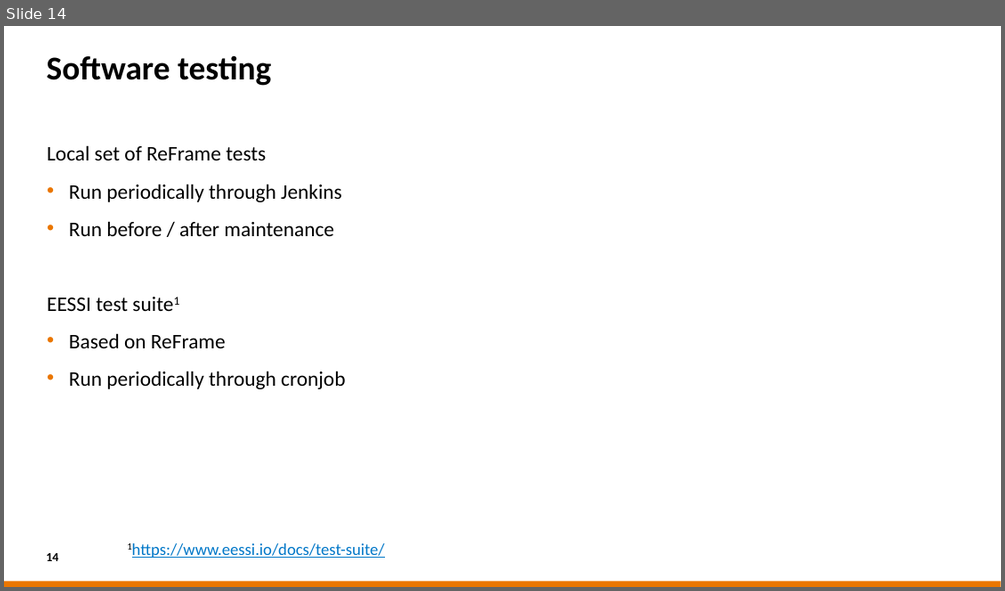
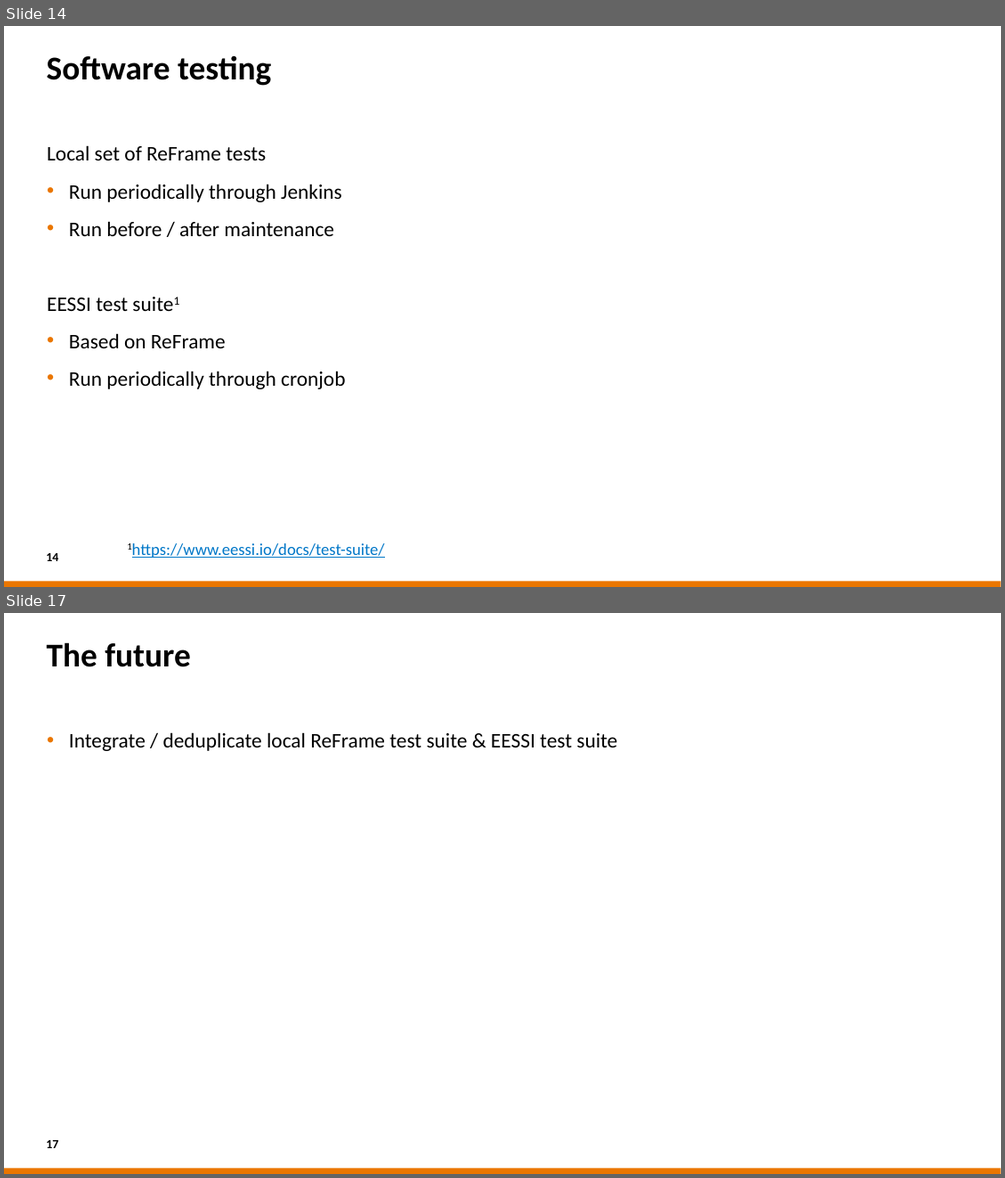
Before and after one commit to casparvl/EUM25, a slide deck: 2025-03-18 EasyBuild User Meeting - EasyBuild at SURF.pptx. Shown one above the other, each under a label of ours: slide 14 before the commit, slides 14 and 17 after it; the slides between them are not shown. The pictures are 1005x591 and 1005x1178 pixels, drawn with LibreOffice and Linux fonts; fonts in the diff are those of the drawing; background and template pictures are left out. Boxes give left, top, right and bottom in pixels: in the first picture for what was removed or moved away, otherwise in the second. Text is boxed around its words. In the diff, an @@ line names an element or a change of style, - is before the commit and + after.

```diff
--- a/2025-03-18 EasyBuild User Meeting - EasyBuild at SURF.pptx
+++ b/2025-03-18 EasyBuild User Meeting - EasyBuild at SURF.pptx
@@ slide 17 added at bbox=[4, 613, 1001, 1174], background #FFFFFF; not listed: 1 template element that a slide beside it also shows @@
@@ title added at bbox=[47, 642, 190, 667], 32 pt, text #000000, bold @@
+The future
@@ text added at bbox=[69, 732, 617, 751], 20 pt, text #000000 @@
+• Integrate / deduplicate local ReFrame test suite & EESSI test suite
@@ page number added at bbox=[46, 1140, 58, 1148], 12 pt, text #000000, bold @@
+17
```
Also in this commit, not shown: 8 slides changed, 1 other slide added, 1 other file.
